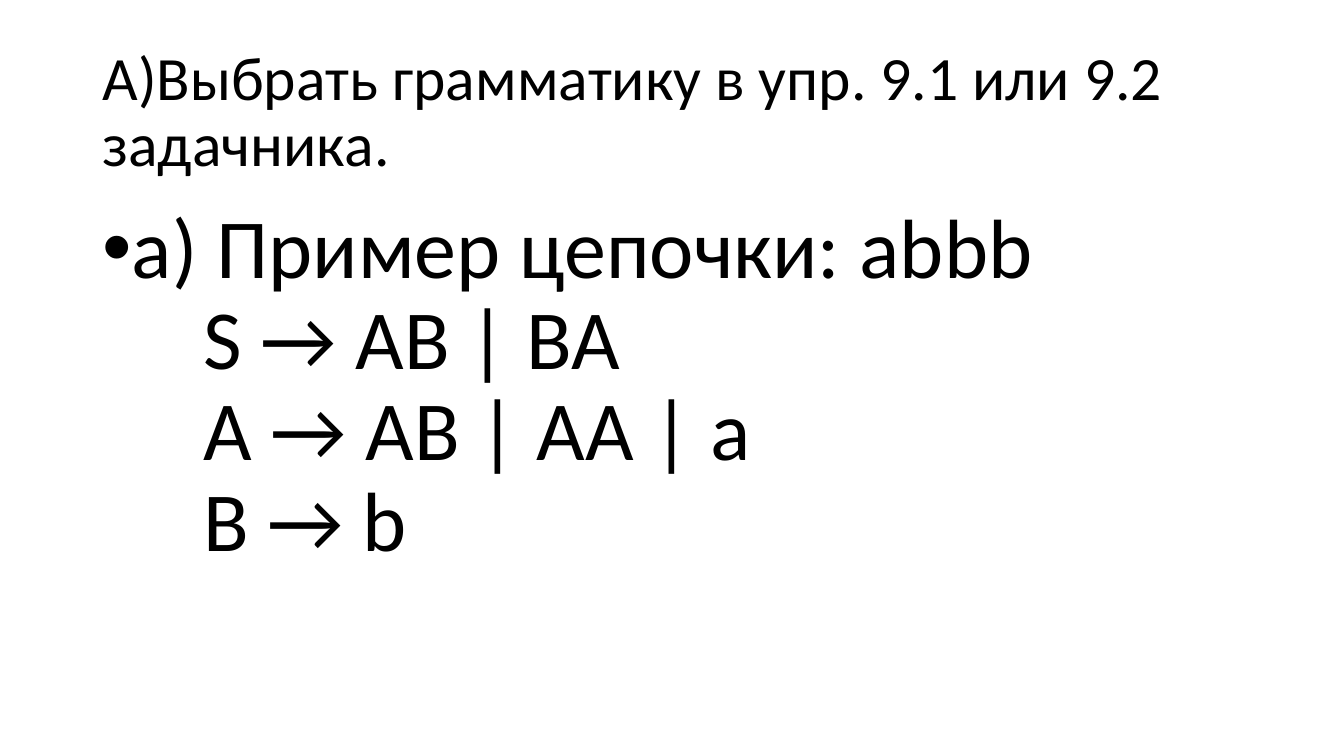
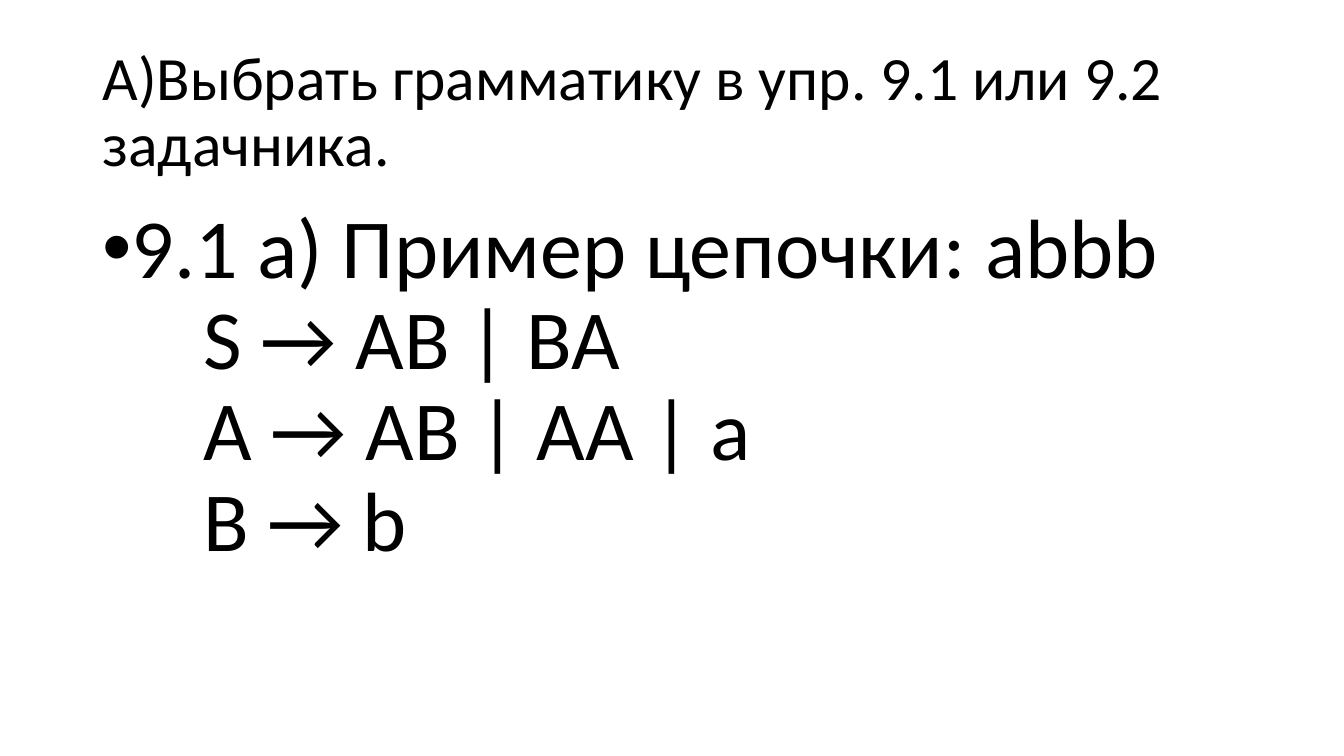
Before and after one commit to goddamnteam/korzun, a slide deck: slide 2 of task7.pptx. Drawn at 1344x756 pixels with LibreOffice and Linux fonts; fonts in the diff are those of the drawing. Boxes give left, top, right and bottom in pixels: in the first picture for what was removed or moved away, otherwise in the second. Text is boxed around its words. In the diff, an @@ line names an element or a change of style, - is before the commit and + after.

```diff
--- a/task7.pptx
+++ b/task7.pptx
@@ text at [132,216,1158,552]: text changed @@
-• a) Пример цепочки: abbb
-  S → AB | BA
-  A → AB | AA | a
-  B → b
+• 9.1 a) Пример цепочки: abbb
+  S → AB | BA
+  A → AB | AA | a
+  B → b
```
Also in this commit, not shown: 8 other slides changed, 1 slide removed.
